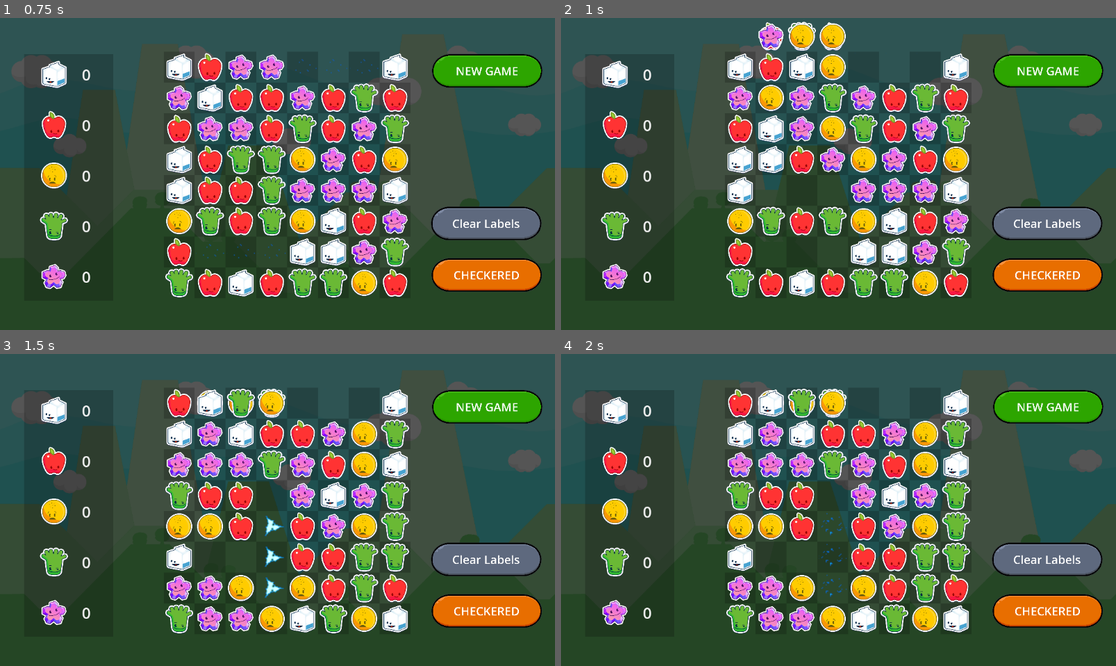
Above: before the commit, frames 1-4 (two rows, left to right).
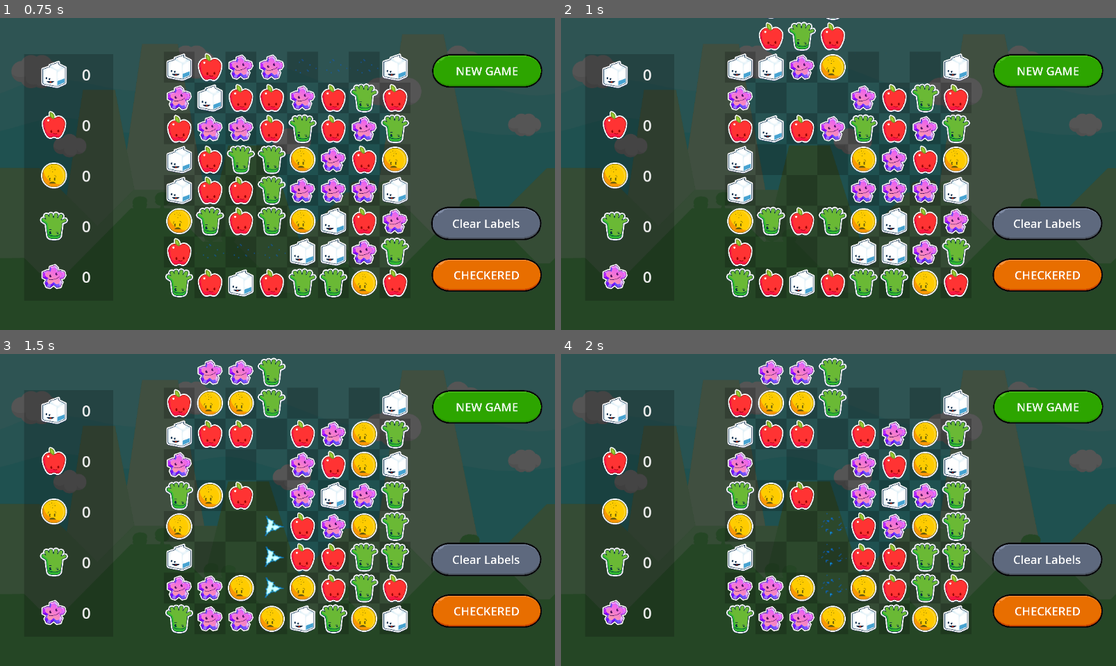
Above: after the commit, the same moments.

Repository: gitbrent/godot-match-3
Game: Godot game, scene res://game.tscn
Two runs of this game, one before a commit and one after it. Both use one fixed random seed, a clock stepped at 60 frames per second and the inputs below.
Inputs:
- Up to frame 1 (0.75 s): click "NEW GAME" at 0.5 s
- Up to frame 2 (1 s): no input
- Up to frame 3 (1.5 s): click "NEW GAME" at 1.25 s
- Up to frame 4 (2 s): no input

Frame 1 is identical in both runs. In frame 2, 4.0% of the frame differs, in the area x 35-52%, y 0-50%; in frame 3, 4.5%, in the area x 35-52%, y 1-60%; in frame 4, 4.5%.

Commit message:
better debug logging

Diff:
--- a/game_board/GameBoard.gd
+++ b/game_board/GameBoard.gd
@@ -316,7 +316,7 @@
 
 func refill_column(column_index: int, highest_exploded_row: int):
 	var column = hbox_container.get_child(column_index)
-	print("[refill_column] colIdx: ", column_index, " starting from rowIdx: ", highest_exploded_row)
+	print("[refill_column] colIdx: ", column_index, " | rowIdx: ", highest_exploded_row)
 
 	# Move gems down from the row just above the first exploded row to the top
 	# EXAMPLE:
@@ -329,15 +329,17 @@
 	for i in range(highest_exploded_row, 0, -1):
 		var source_gem_cell = column.get_child(i - 1)
 		var target_gem_cell = column.get_child(i)
-		target_gem_cell.replace_gem(source_gem_cell.gem_color)
-		print("[---------move] rowIdx: ", i, " SRC: ", Enums.get_color_name_by_value(source_gem_cell.gem_color), " - TGT: ", Enums.get_color_name_by_value(target_gem_cell.gem_color))
-
+		var rows_to_fall = highest_exploded_row - i + 1
+		print("[---------move] [", i, "] OLD->NEW: ", Enums.get_color_name_by_value(target_gem_cell.gem_color).substr(0,1), " --> ", Enums.get_color_name_by_value(source_gem_cell.gem_color).substr(0,1), " - rows_to_fall=", rows_to_fall)
+		target_gem_cell.replace_gem(source_gem_cell.gem_color, rows_to_fall)
+
+	# FIXME: Wrong! when gems 4-8 explode, we dont refill en tire range of 8!
 	# Refill the topmost cell(s) with new gems
 	for i in range(highest_exploded_row):
 		var gem_cell = column.get_child(i)
 		var random_color = GEM_COLOR_NAMES[randi() % GEM_COLOR_NAMES.size()]
 		gem_cell.replace_gem(random_color)  # Replace top gem with a new random gem
-		print("[-------refill] colIdx: ", column_index, " rowIdx: ", i, " with color ", Enums.get_color_name_by_value(random_color))
+		print("[-------refill] [", i, "] ADD: ", Enums.get_color_name_by_value(random_color))
 
 # DEBUG =======================================================================
 
